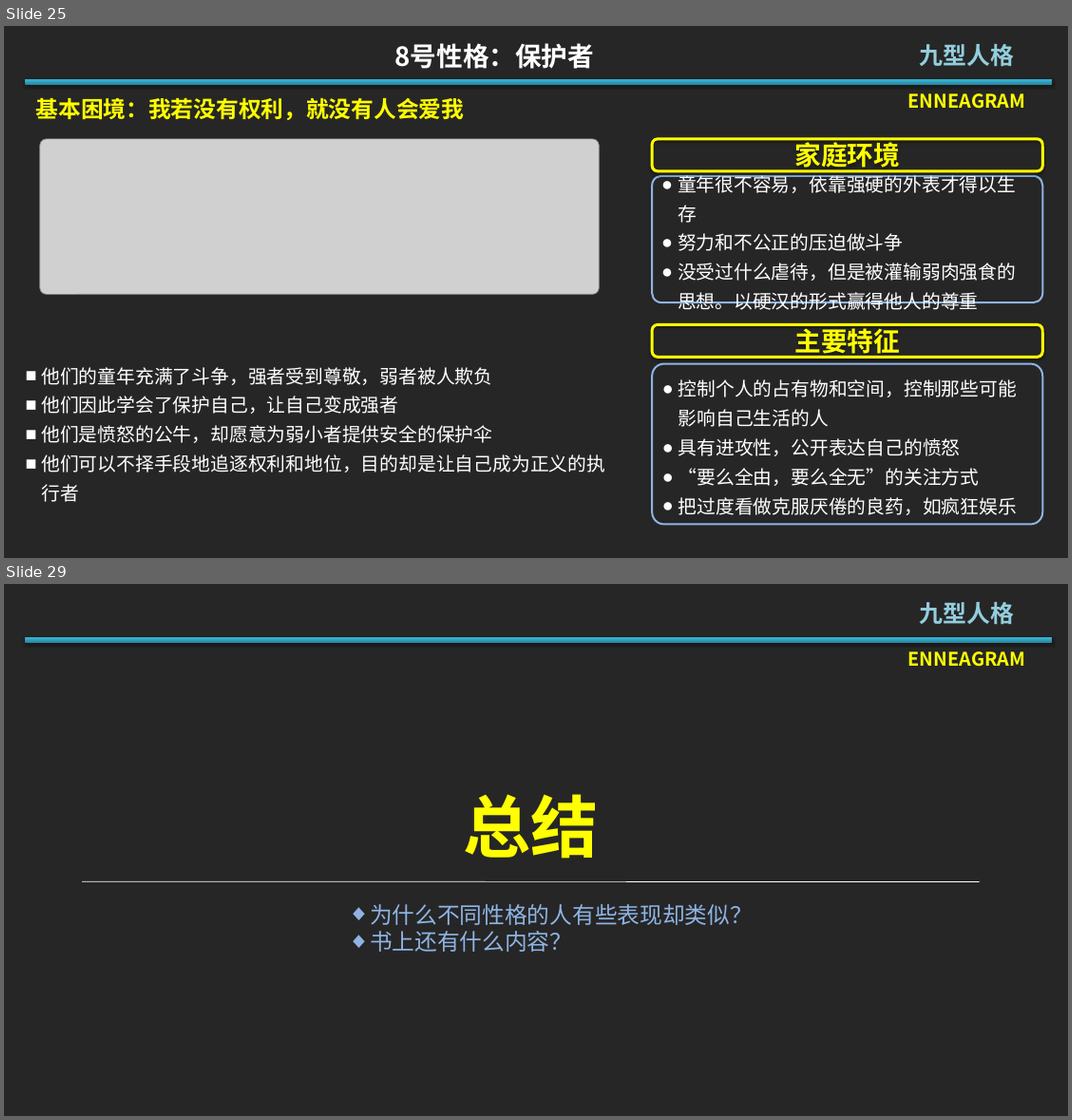
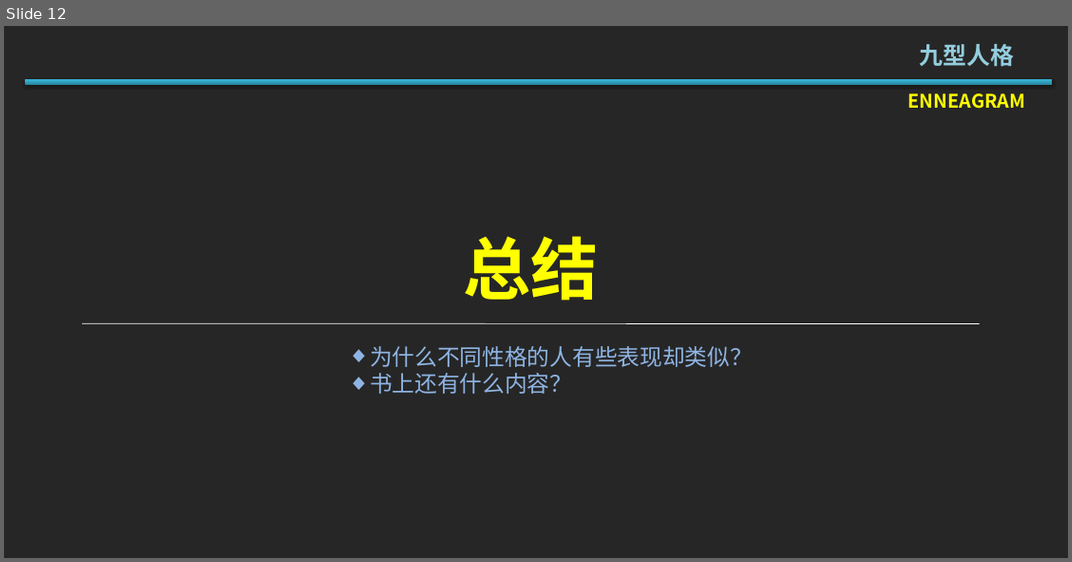
Before and after one commit to Jiepeixuan/Share, a slide deck: React/React.pptx. Shown one above the other, each under a label of ours: slides 25 and 29 before the commit, slide 12 after it; the slides between them are not shown. The pictures are 1072x1120 and 1072x562 pixels, drawn with LibreOffice and Linux fonts; fonts in the diff are those of the drawing; grey boxes stand for pictures. Boxes give left, top, right and bottom in pixels: in the first picture for what was removed or moved away, otherwise in the second. Text is boxed around its words. In the diff, an @@ line names an element or a change of style, - is before the commit and + after.

```diff
--- a/React/React.pptx
+++ b/React/React.pptx
@@ slide 25 removed at (4, 26, 1068, 558), background #262626 @@
@@ text removed at (395, 43, 595, 69) @@
-8号性格：保护者
@@ title removed at (920, 44, 1015, 67) @@
-九型人格
@@ rectangle removed at (26, 79, 1053, 85) @@
@@ text removed at (36, 98, 464, 120) @@
-基本困境：我若没有权利，就没有人会爱我
@@ text removed at (908, 93, 1025, 109) @@
-ENNEAGRAM
@@ picture removed at (40, 139, 599, 294) @@
@@ rounded rectangle removed at (652, 139, 1042, 171) @@
-家庭环境
@@ rounded rectangle removed at (652, 176, 1042, 303) @@
-● 童年很不容易，依靠强硬的外表才得以生存
-● 努力和不公正的压迫做斗争
-● 没受过什么虐待，但是被灌输弱肉强食的思想。以硬汉的形式赢得他人的尊重
@@ rounded rectangle removed at (652, 324, 1042, 357) @@
-主要特征
@@ text removed at (41, 367, 605, 502) @@
-■ 他们的童年充满了斗争，强者受到尊敬，弱者被人欺负
-■ 他们因此学会了保护自己，让自己变成强者
-■ 他们是愤怒的公牛，却愿意为弱小者提供安全的保护伞
-■ 他们可以不择手段地追逐权利和地位，目的却是让自己成为正义的执行者
@@ rounded rectangle removed at (652, 364, 1042, 525) @@
-● 控制个人的占有物和空间，控制那些可能影响自己生活的人
-● 具有进攻性，公开表达自己的愤怒
-● “要么全由，要么全无”的关注方式
-● 把过度看做克服厌倦的良药，如疯狂娱乐
@@ what was slide 29 is now slide 12 @@
```
Also in this commit, not shown: 3 slides changed, 4 slides added, 20 other slides removed, 4 other files.
